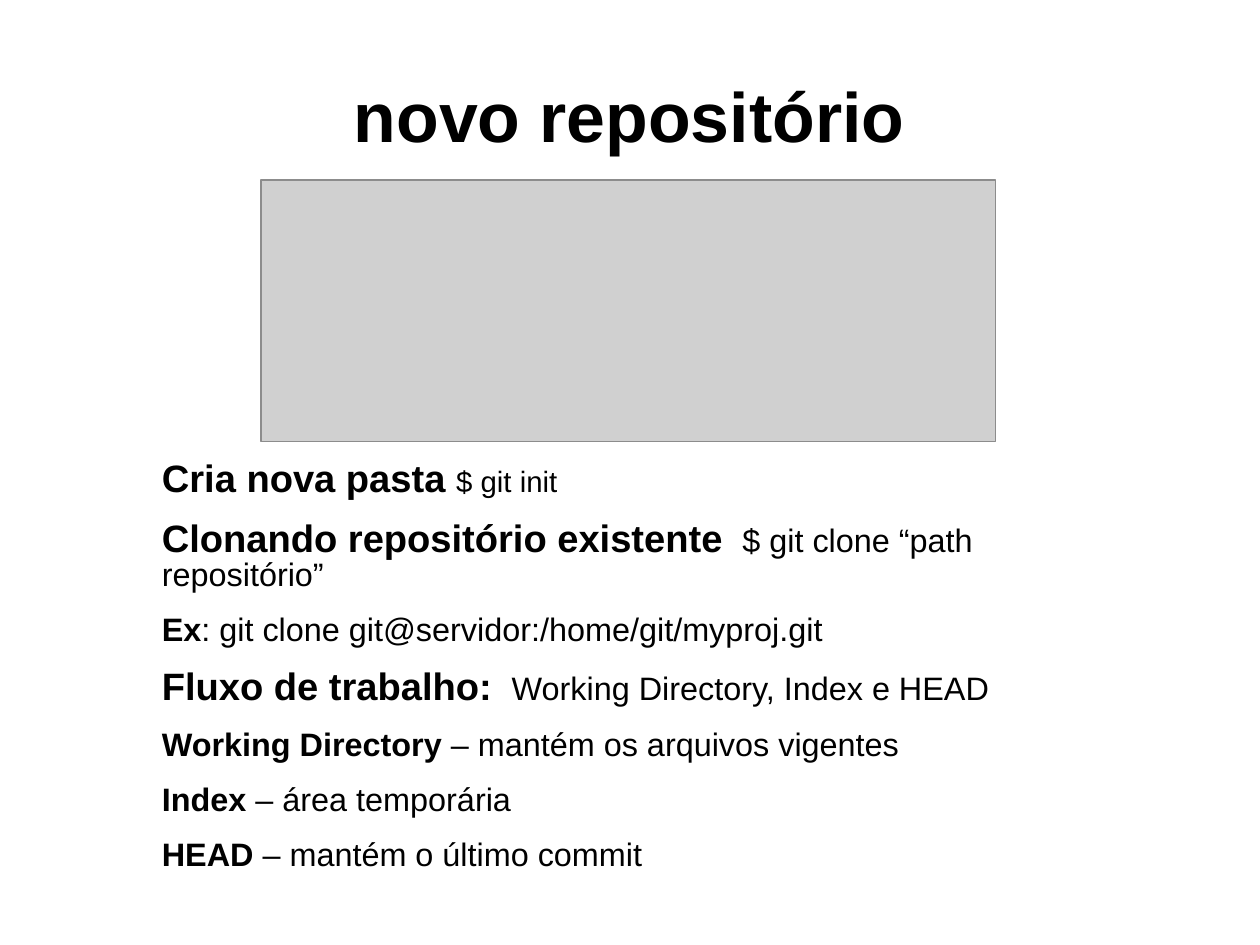
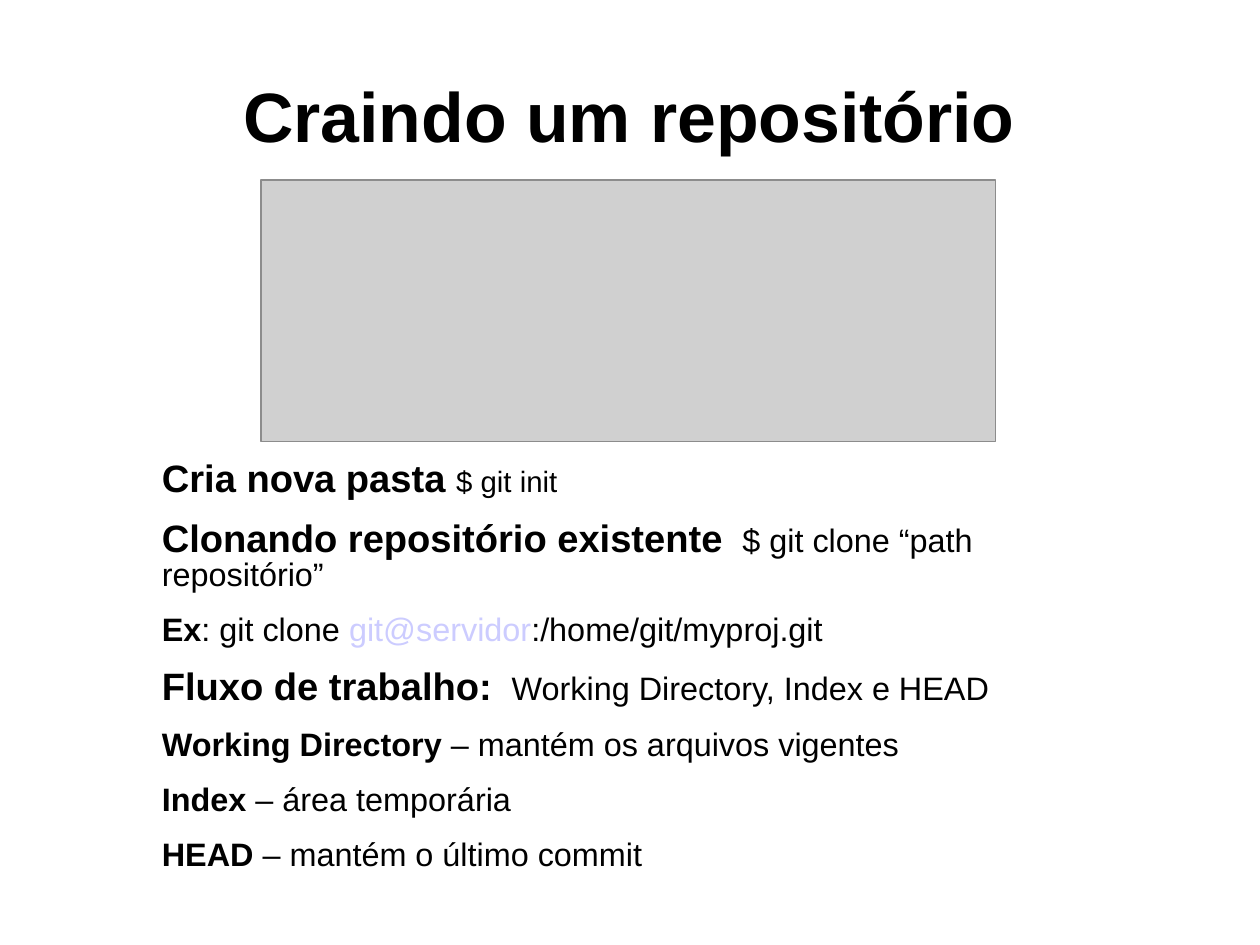
Before and after one commit to fcoedilson/engsoft, a slide deck: slide 20 of apresentacao_git_fa7_eng_soft/apresentacao_git_edilson_fa7.ppt (slide 19 before the commit). Drawn at 1260x945 pixels with LibreOffice and Linux fonts; fonts in the diff are those of the drawing; grey boxes stand for pictures. Boxes give left, top, right and bottom in pixels: in the first picture for what was removed or moved away, otherwise in the second. Text is boxed around its words. In the diff, an @@ line names an element or a change of style, - is before the commit and + after.

```diff
--- a/apresentacao_git_fa7_eng_soft/apresentacao_git_edilson_fa7.ppt
+++ b/apresentacao_git_fa7_eng_soft/apresentacao_git_edilson_fa7.ppt
@@ title at bbox=[243, 90, 1014, 155]: text changed @@
-novo repositório
+Craindo um repositório
@@ text at bbox=[162, 617, 823, 647]: text colour #000000 to #CCCCFF in "git@servidor:/home/git/myproj.git" @@
```
Also in this commit, not shown: 5 other slides changed, 2 slides added, 2 other files.
